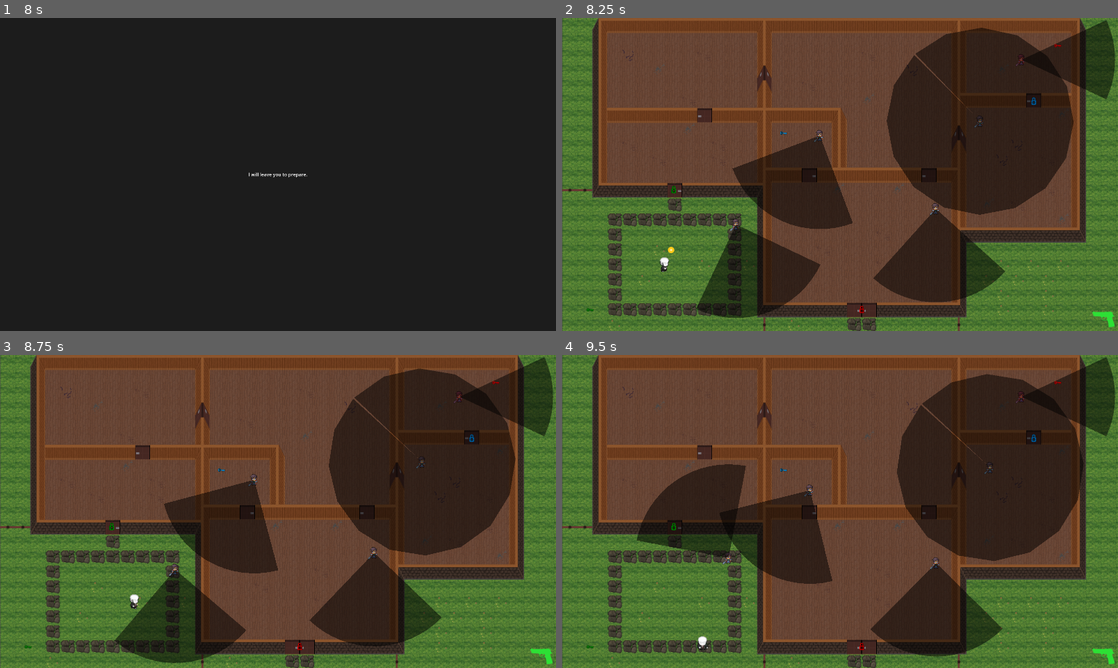
Above: before the commit, frames 1-4 (two rows, left to right).
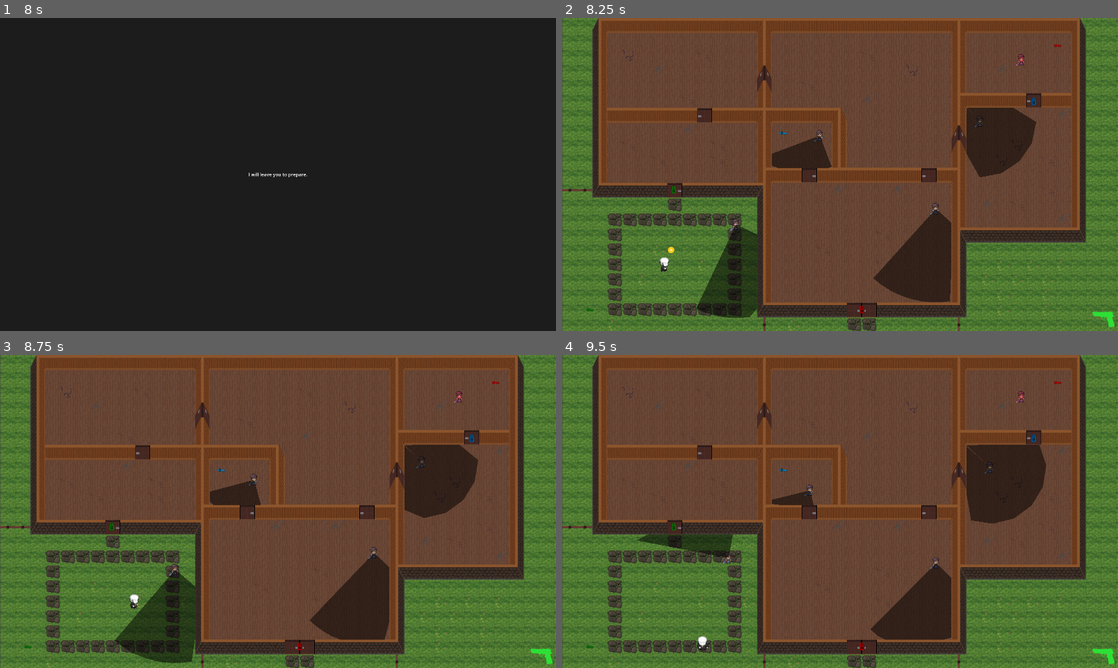
Above: after the commit, the same moments.

Repository: hoiton/gamedev
Game: Godot game, scene res://ui/main_menu.tscn
The game is run twice, just before and just after one commit, with the same random seed, the same clock (stepped at 60 frames per second) and the same inputs.
Inputs (mouse positions are in pixels of both pictures, inside the frame that each line leads up to):
- Up to frame 1 (8 s): click "Play" at 0.5 s; tap Enter (ui_accept) at 1.25, 1.52, 2.27, 2.75, 3.77, 4.25, 4.52, 5, 5.27, 5.75, 6.77, 7.52 s; move the mouse to (400, 158) at 1.27 s; hold D (move_right) 1.28-2.03 s; tap X (lure) every 1.5 s from 1.35 to 7.35 s; move the mouse to (166, 190) at 2.02 s; hold S (move_down) 2.03-2.78 s; tap Q (throw) every 1.5 s from 2.1 to 6.6 s; move the mouse to (333, 105) at 2.77 s; hold D (move_right) 2.78-3.53 s; move the mouse to (250, 237) at 3.52 s; hold W (move_up) 3.53-4.28 s; move the mouse to (444, 221) at 4.27 s; hold A (move_left) 4.28-5.78 s; move the mouse to (111, 127) at 5.02 s; move the mouse to (305, 174) at 5.77 s; hold S (move_down) 5.78-6.53 s; move the mouse to (194, 96) at 6.52 s; hold D (move_right) 6.53-7.28 s; move the mouse to (400, 158) at 7.27 s; hold W (move_up) from 7.28 s (still down)
- Up to frame 2 (8.25 s): tap Enter (ui_accept) at 8 s; move the mouse to (728, 190) at 8.02 s; release W (move_up) at 8.03 s; hold D (move_right) from 8.03 s (still down); tap Q (throw) at 8.1 s
- Up to frame 3 (8.75 s): keep holding D (move_right); tap Enter (ui_accept) at 8.27 s
- Up to frame 4 (9.5 s): move the mouse to (895, 442) at 8.77 s; release D (move_right) at 8.78 s; hold S (move_down) from 8.78 s (still down); tap X (lure) at 8.85 s

Frame 1 is identical in both runs. In frame 2, 21% of the frame differs, in the area x 30-100%, y 0-96%; in frame 3, 20%; in frame 4, 22%, in the area x 13-100%, y 0-97%.

Commit message:
Walls block vision cone

Diff:
--- a/src/levels/level1.tscn
+++ b/src/levels/level1.tscn
@@ -113,6 +113,7 @@
 position = Vector2(1439, 351)
 scale = Vector2(1.6143473, 1.6143473)
 patrol_path = NodePath("Path2D")
+vision_range = 120.0
 vision_fov_deg = 359.0
 
 [node name="Path2D" type="Path2D" parent="WorldTransform/Targets/Target5"]
--- a/src/target/target.gd
+++ b/src/target/target.gd
@@ -30,9 +30,12 @@
 
 @export var player_group := "player"          # or "Player" if that is your group
 
-@export var catch_distance := 18.0          # game over if guard gets this close
+@export var catch_distance := 30.0          # game over if guard gets this close
 @export var lose_chase_time := 1.2          # how long without LOS to stop chasing
 @export var search_after_lose := 2.5        # how long to search last seen pos
+
+@export var cone_ray_start_offset := 2.0
+
 
 var _body_scan_timer := 0.0
 var _known_bodies := {} # instance_id -> true (avoid re-reacting)
@@ -87,7 +90,7 @@
 		_state = "patrol"
 		_set_next_patrol_target()
 
-	_build_vision_cone()
+	#_build_vision_cone()
 
 
 # Helper: speed based on state
@@ -220,6 +223,8 @@
 	if velocity.length() > 1.0:
 		_facing = velocity.normalized()
 		$VisionCone.rotation = _facing.angle()
+		_update_vision_cone_clipped()
+
 
 	move_and_slide()
 
@@ -546,6 +551,50 @@
 	if _state != "chase":
 		_state = "chase"
 
+func _update_vision_cone_clipped() -> void:
+	if _vision_cone == null:
+		return
+
+	var space := get_world_2d().direct_space_state
+	var pts: PackedVector2Array = []
+	pts.append(Vector2.ZERO)
+
+	var half := deg_to_rad(vision_fov_deg) * 0.5
+	var origin := global_position
+	var facing_angle := _facing.angle()
+
+	for i in range(vision_segments + 1):
+		var t := float(i) / vision_segments
+		var ang : float = lerp(-half, half, t) + facing_angle
+		var dir := Vector2.RIGHT.rotated(ang)
+
+		var start := origin + dir * cone_ray_start_offset
+		var world_range := vision_range * _vision_world_scale()
+		var end := origin + dir * world_range
+
+		var q := PhysicsRayQueryParameters2D.create(start, end)
+		q.collision_mask = los_collision_mask
+		q.exclude = [self]
+		q.collide_with_bodies = true
+		q.collide_with_areas = false
+
+		var hit := space.intersect_ray(q)
+
+		var world_point := end
+		if not hit.is_empty():
+			world_point = hit.position
+
+		# Polygon2D points are in LOCAL space of the Polygon2D's parent.
+		# If Polygon2D is under VisionCone which is under the NPC, to_local() is correct:
+		pts.append($VisionCone.to_local(world_point))
+
+		# If your Polygon2D is not directly under the NPC, use:
+		# pts.append(_vision_cone.get_parent().to_local(world_point))
+		# or simply: pts.append($VisionCone.to_local(world_point))
+
+	_vision_cone.polygon = pts
+
+
 func _build_vision_cone() -> void:
 	if _vision_cone == null:
 		return
